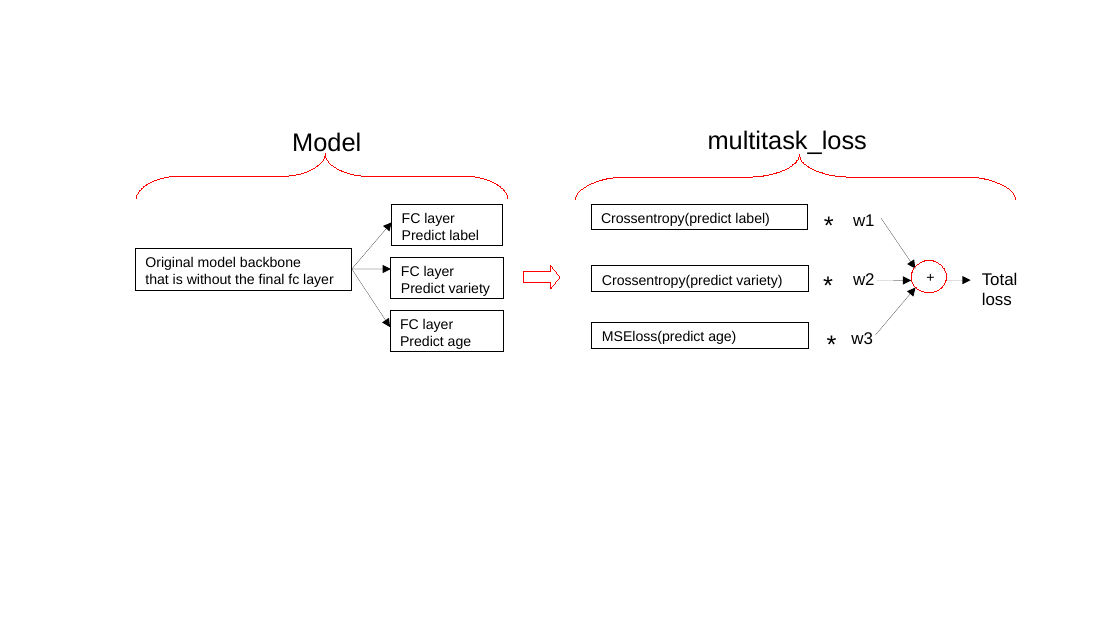
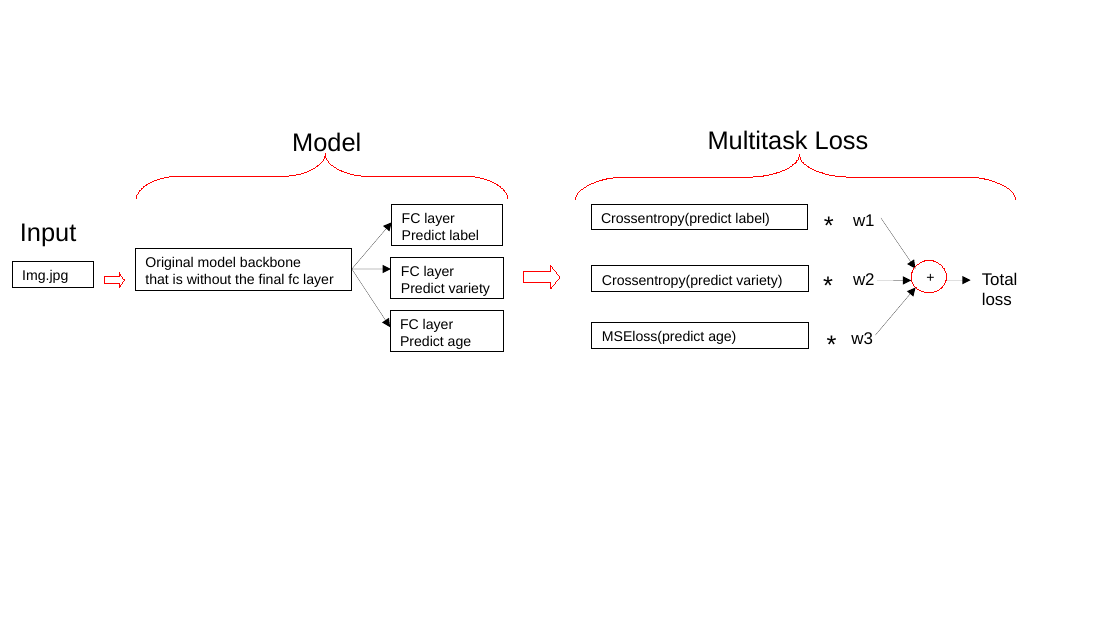
Before and after one commit to CNUClasses/CPSC471, a slide deck: slide 7 of content/lectures/illustration_ppt/illustrations.odp. Drawn at 1120x630 pixels with LibreOffice and Linux fonts; fonts in the diff are those of the drawing. Boxes give left, top, right and bottom in pixels: in the first picture for what was removed or moved away, otherwise in the second. Text is boxed around its words. In the diff, an @@ line names an element or a change of style, - is before the commit and + after.

Commit message:
lecture

```diff
--- a/content/lectures/illustration_ppt/illustrations.odp
+++ b/content/lectures/illustration_ppt/illustrations.odp
@@ text at <box>708,130,869,150</box>: text changed @@
-multitask_loss
+Multitask Loss
@@ text added at <box>20,223,76,247</box>, 18 pt, text #000000 @@
+Input
@@ rectangle added at <box>12,261,94,287</box>, outline #000000 0 pt, 10 pt, text #000000 @@
+Img.jpg
@@ right arrow added at <box>105,272,124,288</box>, outline #FF0000 0 pt @@
```
Also in this commit, not shown: 1 slide added, 2 other files.
